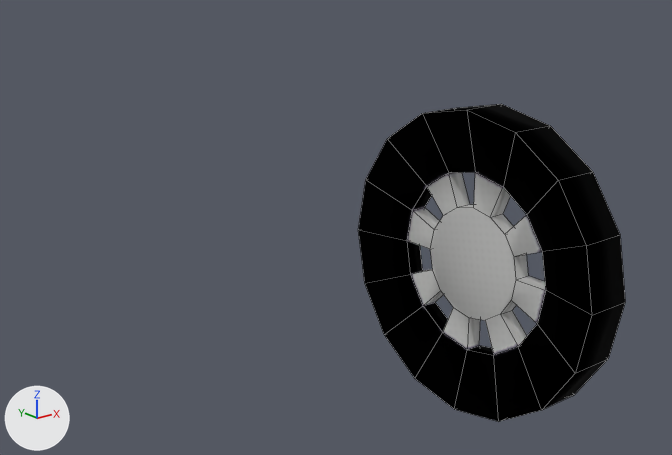
What one commit did to the FBX model Kart Proj/Assets/Characters/John Rato/Vehicle/RatoWheel.fbx.
Before and after are seen from a 50 mm lens placed at (-5.19, -4.71, 2.45), pointed at (0.7, 2.65, -0.5). Lighting does not change. The marker at lower left points along +X, +Y and +Z. Mesh edges are drawn as thin lines.

The first picture shows 'Wheel'.
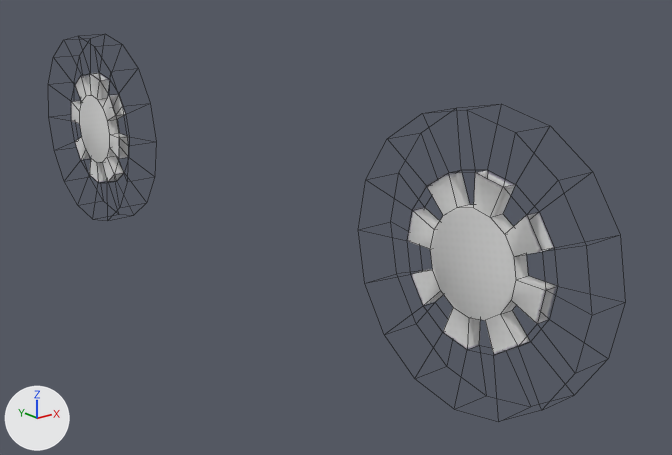
The newer file is also rescaled (x0.2), turned or shifted as a whole; pictures and numbers use the older file's frame.

What changed in the scene script:
```text
Change img_ratobike_bake1_pbr_diffuse_png:
    img_ratobike_bake1_pbr_diffuse_png: load_image('RatoBike_Bake1_PBR_Diffuse.png', 'RatoBike_Bake1_PBR_Diffuse.png', 2048, 2048, 'sRGB') -> load_image('RatoBike_Bake1_PBR_Diffuse.png', 'RatoBike_Bake1_PBR_Diffuse.png', 2048, 2048, 'Non-Color')
Add mat_bike_001:
    mat_bike_001 = bpy.data.materials.new('Bike.001')
    # uses the picture img_ratobike_bake1_pbr_diffuse_png
Change me_bike_002:
    used by ob_wheel; location = (0.0, 0.0, 0.0)
    remove me_bike_002.from_pydata(...)  # 96 vertices, 98 faces; spans x -0.19..0.19, y -1.23..1.23, z -1.23..1.23
    add me_bike_002.from_pydata(...)  # 192 vertices, 196 faces; spans x -0.19..0.19, y -1.23..8.06, z -1.23..1.23
    me_bike_002 part 1: the loose piece of 96 vertices spanning x -0.19..0.19, y -1.23..1.23, z -1.23..1.23 is copied, and the copy is moved by (0.0, 6.83, 0.0), in mat_bike_001; it spans x -0.19..0.19, y 5.6..8.06, z -1.23..1.23
    me_bike_002 part 2: 98 faces spanning x -0.19..0.19, y -1.23..1.23, z -1.23..1.23 switch from mat_bike (picture img_ratobike_bake1_pbr_diffuse_png) to mat_bike_001
```

Pixel boxes (x1, y1, x2, y2) of what changed, in the pictures (672 x 455 px):
'Wheel', surface changed, reshaped
    before: (358, 104, 625, 421)
    after: (71, 73, 557, 355)
part 1 of me_bike_002, added
    after: (71, 73, 129, 183)
part 2 of me_bike_002, recoloured
    before: (358, 104, 625, 421)
    after: (408, 170, 557, 355)
